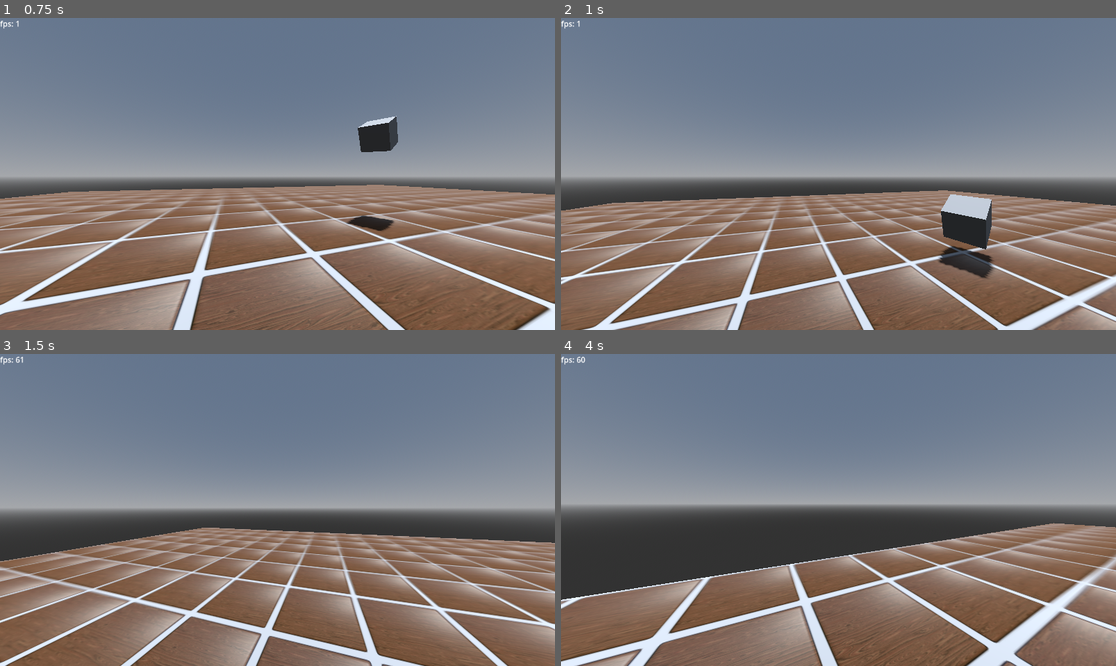
Above: before the commit, frames 1-4 (two rows, left to right).
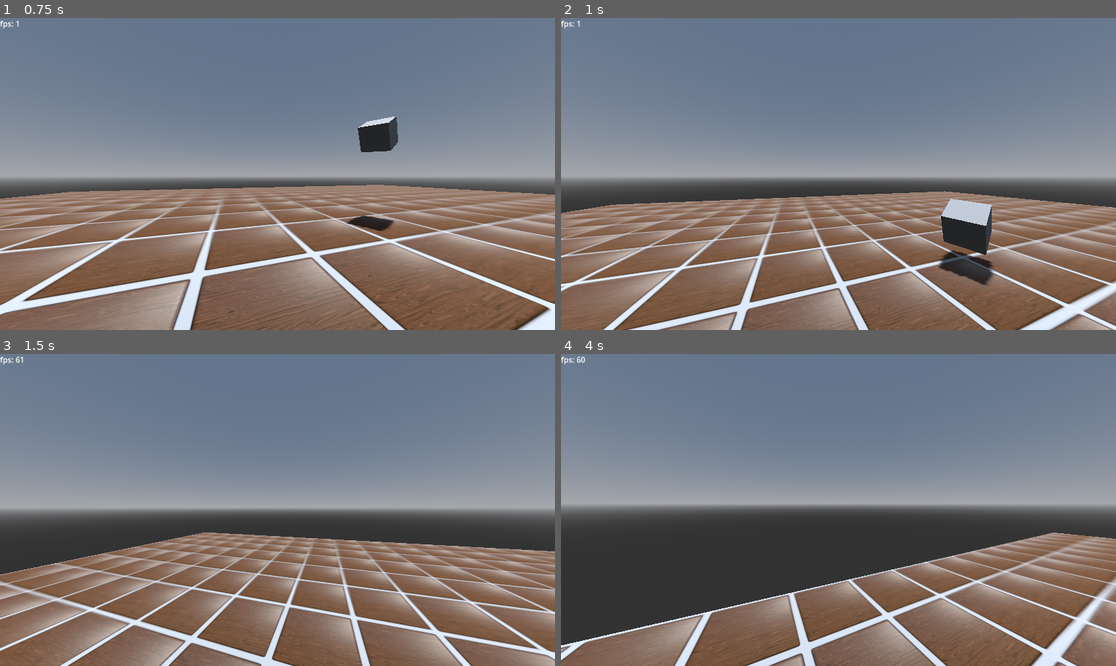
Above: after the commit, the same moments.

Repository: catboyBinary/PURGATORY
Game: Godot game, scene res://Scenes/TestScene/test_scene.tscn
Same seed, same stepped clock (60 frames per second), same inputs: the game is played once before the commit and once after it.
Inputs (mouse positions are in pixels of both pictures, inside the frame that each line leads up to):
- Up to frame 1 (0.75 s): move the mouse to (305, 174) at 0.52 s; hold W (move_forward) from 0.53 s (still down); hold Shift (run) from 0.53 s (still down)
- Up to frame 2 (1 s): keep holding W (move_forward); keep holding Shift (run); tap Space (jump) at 0.77 s
- Up to frame 3 (1.5 s): keep holding W (move_forward); move the mouse to (249, 510) at 1.27 s; release Shift (run) at 1.28 s; tap Shift (run) at 1.35 s
- Up to frame 4 (4 s): keep holding W (move_forward); tap Space (jump) at 1.52, 3.02, 3.77 s; move the mouse to (849, 503) at 2.02 s; hold Shift (run) 2.03-2.78 s; move the mouse to (832, 516) at 2.77 s; tap Shift (run) at 2.85 s; move the mouse to (877, 513) at 3.52 s; hold Shift (run) from 3.53 s (still down)

Frame 1 is identical in both runs. In frame 2, 18% of the frame differs, in the area x 0-100%, y 55-100%; in frame 3, 27%; in frame 4, 26%.

Commit message:
uhm uuuh coyot

Diff:
--- a/Entities/Player/player.tscn
+++ b/Entities/Player/player.tscn
@@ -4,14 +4,14 @@
 [ext_resource type="Texture2D" uid="uid://s5khgrew0wrg" path="res://Entities/Player/tyMFjhmVrrI.png" id="2_wdgqc"]
 [ext_resource type="Script" path="res://Entities/Player/player_movement.gd" id="2_xigrf"]
 
+[sub_resource type="BoxShape3D" id="BoxShape3D_n61ei"]
+size = Vector3(1, 2, 1)
+
 [sub_resource type="StandardMaterial3D" id="StandardMaterial3D_exwgm"]
 albedo_texture = ExtResource("2_wdgqc")
 
 [sub_resource type="CapsuleMesh" id="CapsuleMesh_prdut"]
 material = SubResource("StandardMaterial3D_exwgm")
-
-[sub_resource type="BoxShape3D" id="BoxShape3D_hqgr3"]
-size = Vector3(0.75, 2, 0.75)
 
 [node name="Player" type="CharacterBody3D" node_paths=PackedStringArray("rotatable", "spring_arm", "camera")]
 script = ExtResource("1_oxu7r")
@@ -21,15 +21,20 @@
 spring_arm = NodePath("Rotatable/SpringArm3D")
 camera = NodePath("Rotatable/SpringArm3D/Camera3D")
 
+[node name="CollisionShape3D" type="CollisionShape3D" parent="."]
+transform = Transform3D(1, 0, 0, 0, 1, 0, 0, 0, 1, 0, 1, 0)
+shape = SubResource("BoxShape3D_n61ei")
+
 [node name="Rotatable" type="Node3D" parent="."]
 
 [node name="Model" type="MeshInstance3D" parent="Rotatable"]
-transform = Transform3D(1, 0, 0, 0, 1, 0, 0, 0, 1, 0, 1, 0)
+transform = Transform3D(-1, 0, -8.74228e-08, 0, 1, 0, 8.74228e-08, 0, -1, 0, 1, 0)
 mesh = SubResource("CapsuleMesh_prdut")
 skeleton = NodePath("../..")
 
 [node name="SpringArm3D" type="SpringArm3D" parent="Rotatable"]
 transform = Transform3D(1, 0, 0, 0, 1, 0, 0, 0, 1, 0, 1.5, 0)
+margin = 0.001
 
 [node name="Camera3D" type="Camera3D" parent="Rotatable/SpringArm3D"]
 
@@ -38,8 +43,3 @@
 [node name="Movement" type="Node" parent="Logic" node_paths=PackedStringArray("rotatable")]
 script = ExtResource("2_xigrf")
 rotatable = NodePath("../../Rotatable")
-
-[node name="Collision" type="CollisionShape3D" parent="."]
-editor_description = "!!! box collider doesn't work properly with uneven terrain like stairs, need to add some sort of step height !!!"
-transform = Transform3D(1, 0, 0, 0, 1, 0, 0, 0, 1, 0, 1, 0)
-shape = SubResource("BoxShape3D_hqgr3")
--- a/Entities/Player/player_movement.gd
+++ b/Entities/Player/player_movement.gd
@@ -6,6 +6,7 @@
 @export var SPEED := 5
 @export var sprint_multiplier := 1.3
 @export var jump_velocity := 5.0
+@export var coyote := 0.1
 
 const MAX_SPEED: float = 5
 
@@ -15,6 +16,8 @@
 var crouching: bool
 var running: bool
 var on_floor_coyote: bool
+
+var coyote_time : float
 
 const decel_time: float = 1 / 10
 
@@ -28,7 +31,7 @@
 
 	running = Input.is_action_pressed(&"run")
 
-	on_floor_coyote = coyote_floor()
+	on_floor_coyote = coyote_floor(delta)
 	velocity = vertical_movement(velocity, direction, delta)
 
 	var decel := -plane_velocity.normalized() / 5
@@ -46,8 +49,10 @@
 	player.velocity.y = velocity.y
 	player.move_and_slide()
 
-func coyote_floor() -> bool:
-	return player.is_on_floor()
+func coyote_floor(delta: float) -> bool:
+	if player.is_on_floor(): coyote_time = coyote
+	else: coyote_time -= delta
+	return coyote_time > 0
 
 func vertical_movement(velocity: Vector3, direction: Vector3, delta: float) -> Vector3:
 	if on_floor_coyote:
